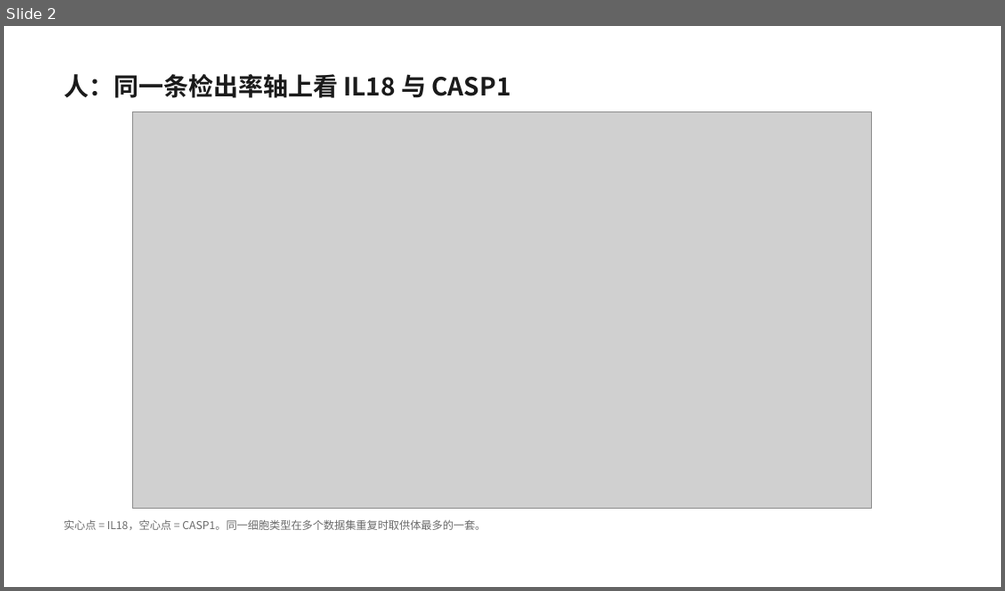
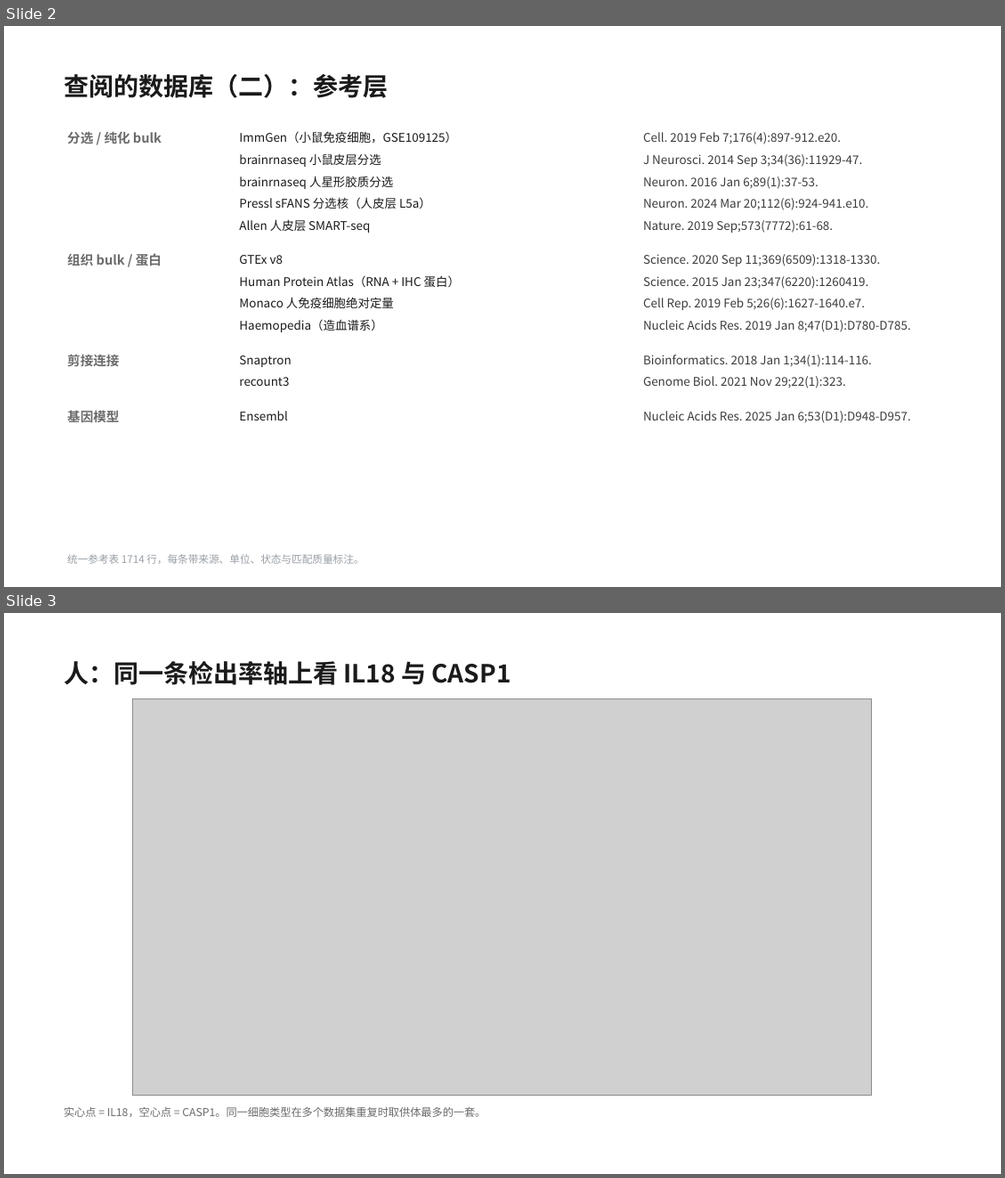
Before and after one commit to 7c96bzczcj-prog/aaa, a slide deck: il18_casp5organ/IL18_CASP_五器官筛选.pptx. Shown one above the other, each under a label of ours: slide 2 before the commit, slides 2 and 3 after it. The pictures are 1005x591 and 1005x1178 pixels, drawn with LibreOffice and Linux fonts; fonts in the diff are those of the drawing; grey boxes stand for pictures. Boxes give left, top, right and bottom in pixels: in the first picture for what was removed or moved away, otherwise in the second. Text is boxed around its words. In the diff, an @@ line names an element or a change of style, - is before the commit and + after.

```diff
--- a/il18_casp5organ/IL18_CASP_五器官筛选.pptx
+++ b/il18_casp5organ/IL18_CASP_五器官筛选.pptx
@@ slide 2 added at bbox=[4, 26, 1001, 587], background #FFFFFF @@
@@ text added at bbox=[64, 74, 388, 98], 24 pt, text #1A1A1A, bold @@
+查阅的数据库（二）：参考层
@@ text added at bbox=[67, 131, 162, 143], 12.5 pt, text #6B6B6B, bold @@
+分选 / 纯化 bulk
@@ text added at bbox=[239, 131, 457, 143], 11.5 pt, text #1A1A1A @@
+ImmGen（小鼠免疫细胞，GSE109125）
@@ text added at bbox=[643, 132, 841, 144], 11.5 pt, text #3C3C3C @@
+Cell. 2019 Feb 7;176(4):897-912.e20.
@@ text added at bbox=[239, 153, 381, 167], 11.5 pt, text #1A1A1A @@
+brainrnaseq 小鼠皮层分选
@@ text added at bbox=[643, 154, 862, 167], 11.5 pt, text #3C3C3C @@
+J Neurosci. 2014 Sep 3;34(36):11929-47.
@@ text added at bbox=[239, 176, 393, 189], 11.5 pt, text #1A1A1A @@
+brainrnaseq 人星形胶质分选
@@ text added at bbox=[643, 176, 818, 189], 11.5 pt, text #3C3C3C @@
+Neuron. 2016 Jan 6;89(1):37-53.
@@ text added at bbox=[239, 197, 431, 208], 11.5 pt, text #1A1A1A @@
+Pressl sFANS 分选核（人皮层 L5a）
@@ text added at bbox=[643, 198, 868, 210], 11.5 pt, text #3C3C3C @@
+Neuron. 2024 Mar 20;112(6):924-941.e10.
@@ text added at bbox=[239, 219, 370, 232], 11.5 pt, text #1A1A1A @@
+Allen 人皮层 SMART-seq
@@ text added at bbox=[643, 220, 833, 232], 11.5 pt, text #3C3C3C @@
+Nature. 2019 Sep;573(7772):61-68.
@@ text added at bbox=[67, 254, 162, 265], 12.5 pt, text #6B6B6B, bold @@
+组织 bulk / 蛋白
@@ text added at bbox=[239, 255, 283, 264], 11.5 pt, text #1A1A1A @@
+GTEx v8
@@ text added at bbox=[643, 254, 881, 266], 11.5 pt, text #3C3C3C @@
+Science. 2020 Sep 11;369(6509):1318-1330.
@@ text added at bbox=[239, 275, 460, 287], 11.5 pt, text #1A1A1A @@
+Human Protein Atlas（RNA + IHC 蛋白）
@@ text added at bbox=[643, 276, 869, 289], 11.5 pt, text #3C3C3C @@
+Science. 2015 Jan 23;347(6220):1260419.
@@ text added at bbox=[239, 297, 394, 308], 11.5 pt, text #1A1A1A @@
+Monaco 人免疫细胞绝对定量
@@ text added at bbox=[239, 319, 382, 332], 11.5 pt, text #1A1A1A @@
+Haemopedia（造血谱系）
@@ text added at bbox=[643, 297, 865, 310], 11.5 pt, text #3C3C3C @@
+Cell Rep. 2019 Feb 5;26(6):1627-1640.e7.
@@ text added at bbox=[643, 320, 911, 332], 11.5 pt, text #3C3C3C @@
+Nucleic Acids Res. 2019 Jan 8;47(D1):D780-D785.
@@ text added at bbox=[67, 354, 119, 366], 12.5 pt, text #6B6B6B, bold @@
+剪接连接
@@ text added at bbox=[239, 355, 291, 367], 11.5 pt, text #1A1A1A @@
+Snaptron
@@ text added at bbox=[643, 354, 872, 367], 11.5 pt, text #3C3C3C @@
+Bioinformatics. 2018 Jan 1;34(1):114-116.
@@ text added at bbox=[239, 377, 289, 386], 11.5 pt, text #1A1A1A @@
+recount3
@@ text added at bbox=[643, 376, 846, 388], 11.5 pt, text #3C3C3C @@
+Genome Biol. 2021 Nov 29;22(1):323.
@@ text added at bbox=[67, 410, 119, 422], 12.5 pt, text #6B6B6B, bold @@
+基因模型
@@ text added at bbox=[239, 410, 287, 420], 11.5 pt, text #1A1A1A @@
+Ensembl
@@ text added at bbox=[643, 410, 911, 423], 11.5 pt, text #3C3C3C @@
+Nucleic Acids Res. 2025 Jan 6;53(D1):D948-D957.
@@ text added at bbox=[67, 554, 364, 564], 10 pt, text #9AA0A6 @@
+统一参考表 1714 行，每条带来源、单位、状态与匹配质量标注。
@@ what was slide 2 is now slide 3 @@
```
Also in this commit, not shown: 1 other slide added, 1 slide removed, 8 other files.
